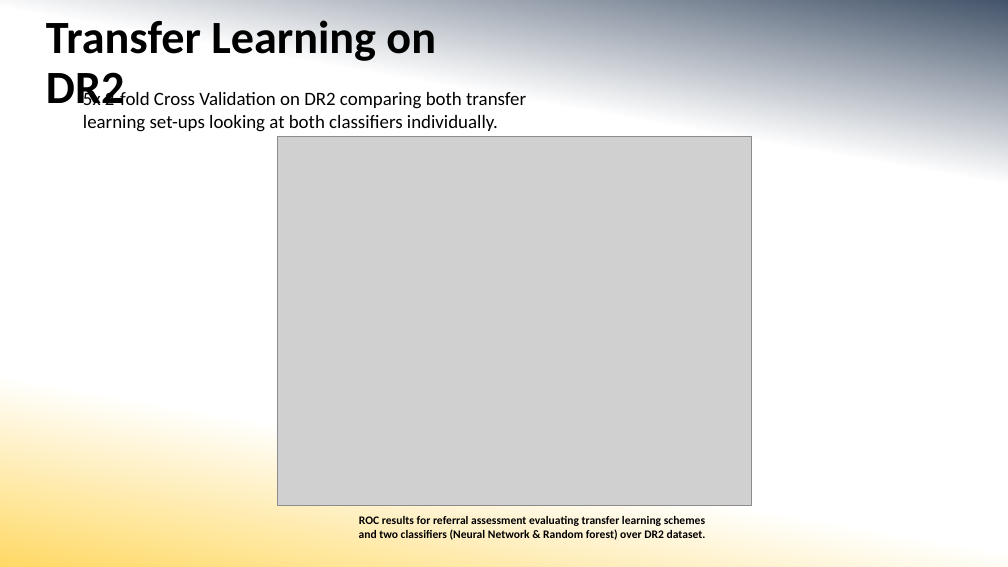
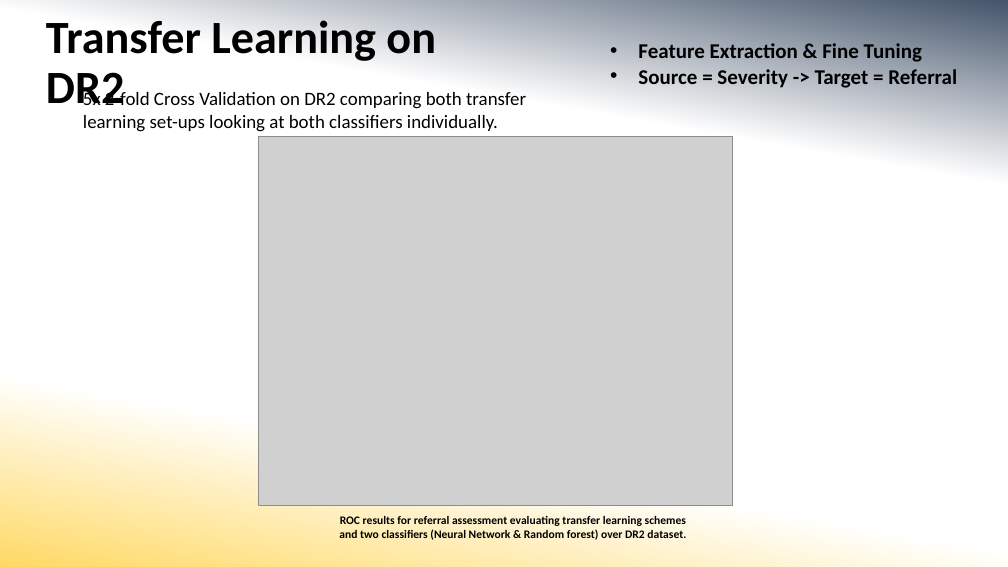
Before and after one commit to MorganMWJ/sem1020-paper-presentations, a slide deck: slide 14 of dr_slides.pptx. Drawn at 1008x567 pixels with LibreOffice and Linux fonts; fonts in the diff are those of the drawing; grey boxes stand for pictures. Boxes give left, top, right and bottom in pixels: in the first picture for what was removed or moved away, otherwise in the second. Text is boxed around its words. In the diff, an @@ line names an element or a change of style, - is before the commit and + after.

```diff
--- a/dr_slides.pptx
+++ b/dr_slides.pptx
@@ text added at box(638, 43, 957, 88), 20 pt, text #000000, bold @@
+• Feature Extraction & Fine Tuning
+• Source = Severity -> Target = Referral
@@ picture: place and size @@
-picture at box(278, 136, 752, 506)
+picture at box(259, 136, 733, 506)
@@ text "ROC results for referral assessment ...": place and size @@
-text "ROC results for referral assessment ..." at box(359, 516, 706, 540)
+text "ROC results for referral assessment ..." at box(339, 516, 686, 540)
```
Also in this commit, not shown: 1 other slide changed.
